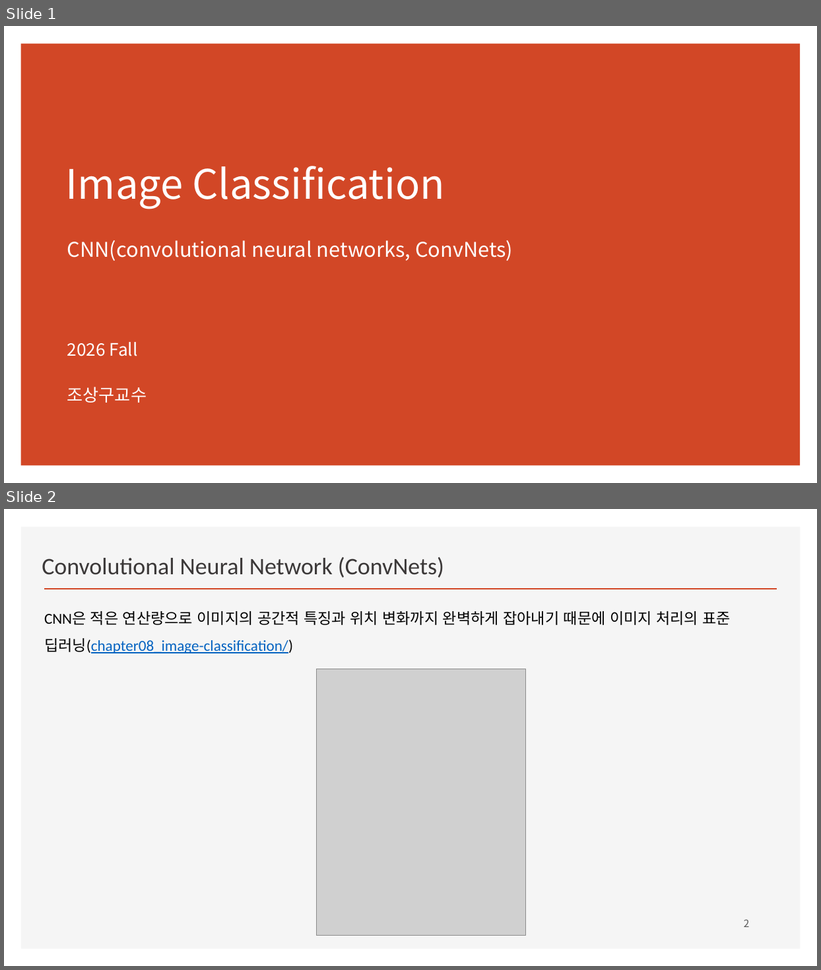
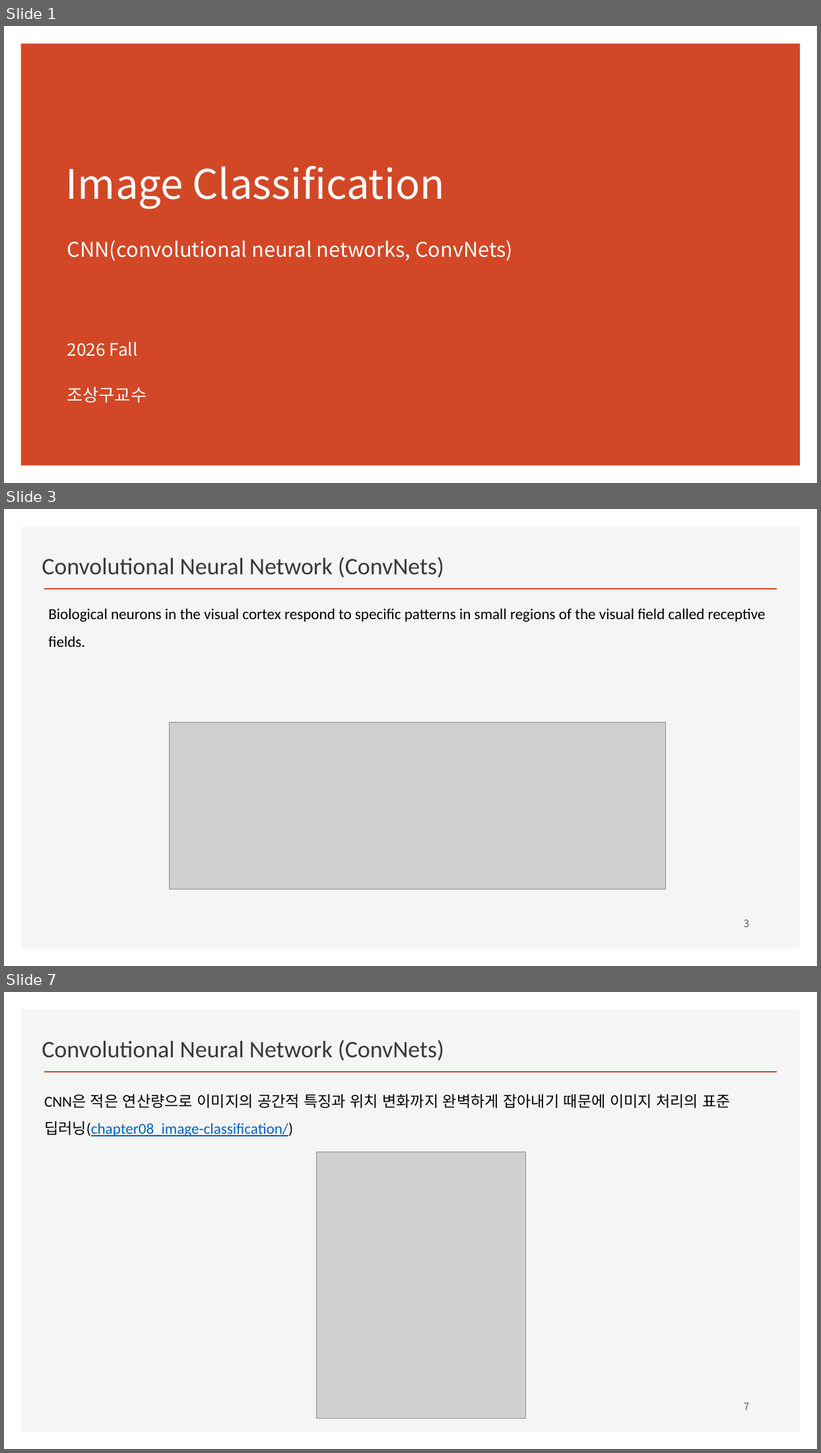
Before and after one commit to ancestor9/2026_Fall_Deep-Learning-with-Python, a slide deck: CNN/CNN.pptx. Shown one above the other, each under a label of ours: slides 1 and 2 before the commit, slides 1, 3 and 7 after it; the slides between them are not shown. The pictures are 821x970 and 821x1453 pixels, drawn with LibreOffice and Linux fonts; fonts in the diff are those of the drawing; grey boxes stand for pictures; background and template pictures are left out. Boxes give left, top, right and bottom in pixels: in the first picture for what was removed or moved away, otherwise in the second. Text is boxed around its words. In the diff, an @@ line names an element or a change of style, - is before the commit and + after.

```diff
--- a/CNN/CNN.pptx
+++ b/CNN/CNN.pptx
@@ slide 3 added at <box>4,509,817,966</box>, background #FFFFFF; not listed: 2 template elements that a slide beside it also shows @@
@@ text added at <box>42,557,444,578</box>, 28 pt, text #3B3838 @@
+Convolutional Neural Network (ConvNets)
@@ text added at <box>48,609,766,647</box>, 18 pt, text #000000 @@
+Biological neurons in the visual cortex respond to specific patterns in small regions of the visual field called receptive fields.
@@ picture added at <box>169,722,666,890</box> @@
@@ page number added at <box>744,920,750,927</box>, 12 pt, text #595959 @@
+3
@@ what was slide 2 is now slide 7 @@
@@ page number at <box>744,1403,750,1410</box>: text changed @@
-2
+7
```
Also in this commit, not shown: 4 other slides added.
